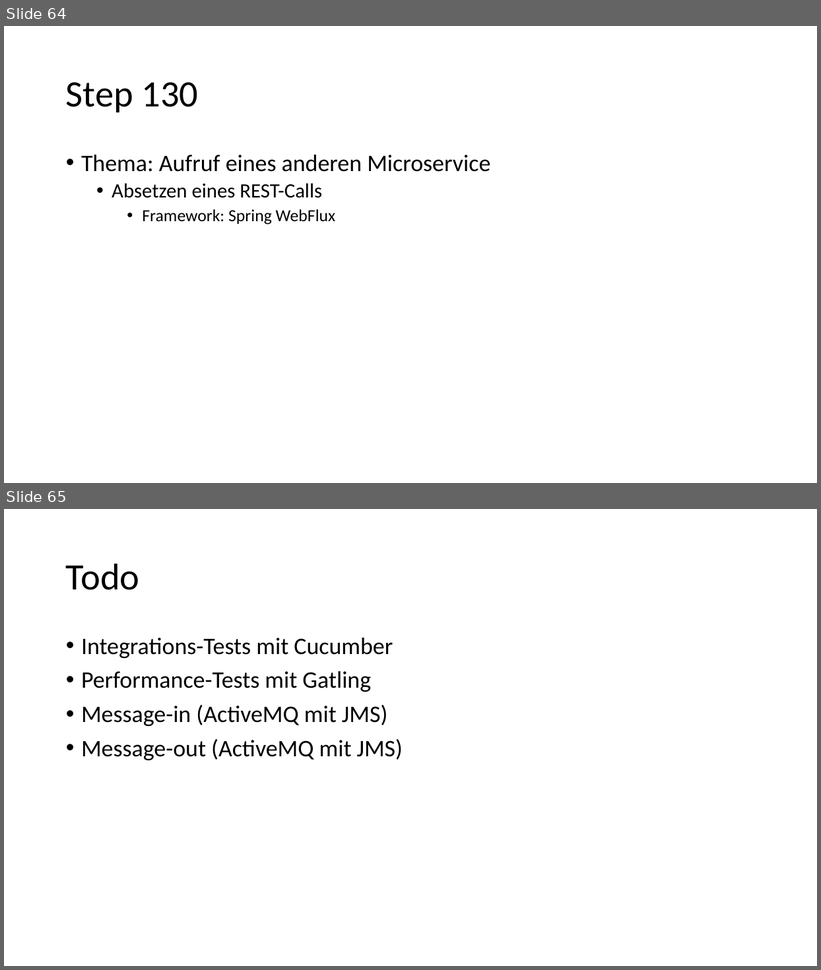
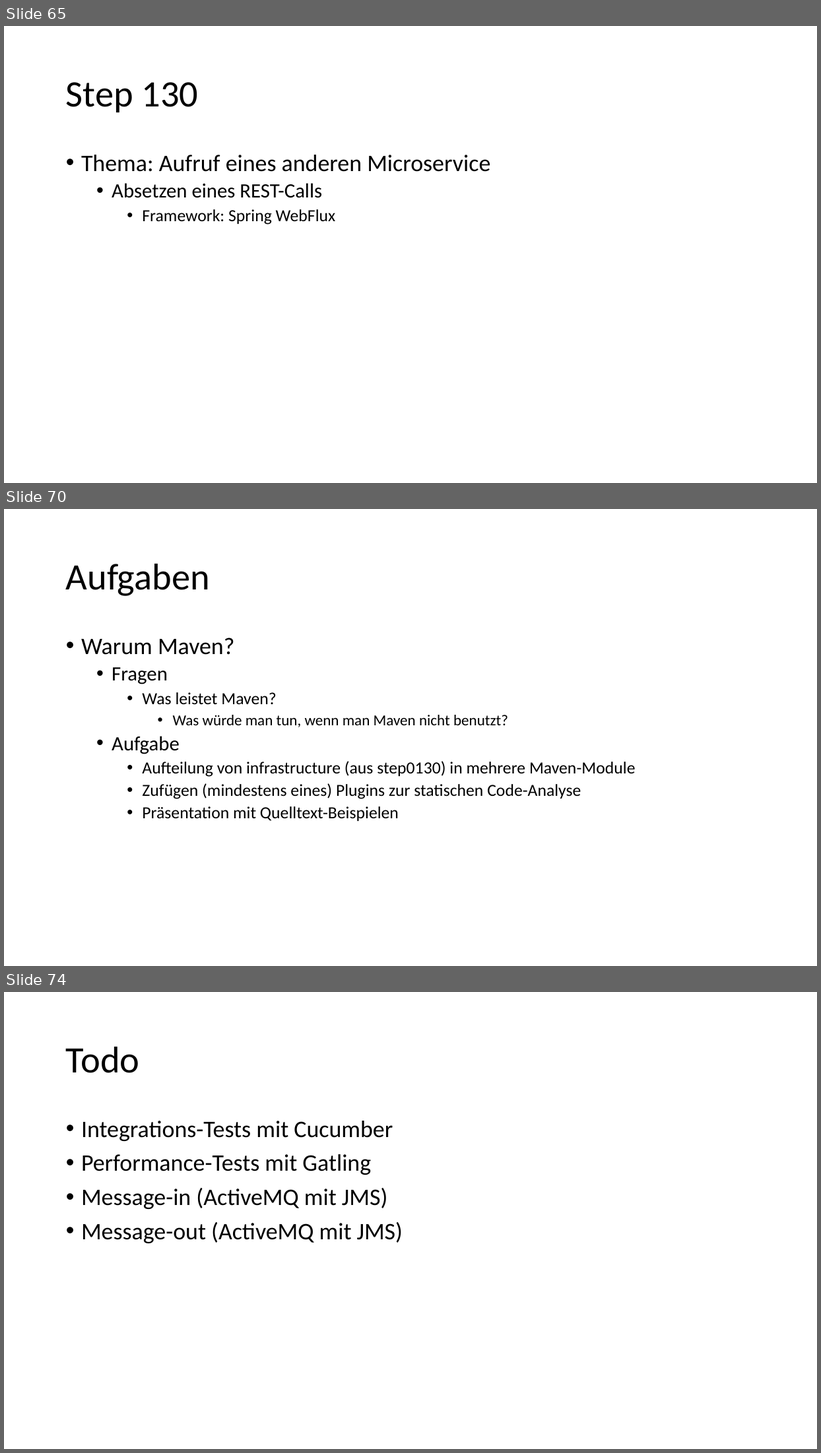
Before and after one commit to igeldo/PR4-SoSe23, a slide deck: Java-Starter.pptx. Shown one above the other, each under a label of ours: slides 64 and 65 before the commit, slides 65, 70 and 74 after it; the slides between them are not shown. The pictures are 821x970 and 821x1453 pixels, drawn with LibreOffice and Linux fonts; fonts in the diff are those of the drawing. Boxes give left, top, right and bottom in pixels: in the first picture for what was removed or moved away, otherwise in the second. Text is boxed around its words. In the diff, an @@ line names an element or a change of style, - is before the commit and + after.

```diff
--- a/Java-Starter.pptx
+++ b/Java-Starter.pptx
@@ slide 70 added at (x1=4, y1=509, x2=817, y2=966), background #FFFFFF @@
@@ title added at (x1=66, y1=563, x2=210, y2=596), 44 pt, text #000000 @@
+Aufgaben
@@ text added at (x1=81, y1=638, x2=636, y2=821), 20 pt, text #000000 @@
+• Warum Maven?
+  • Fragen
+    • Was leistet Maven?
+      • Was würde man tun, wenn man Maven nicht benutzt?
+  • Aufgabe
+    • Aufteilung von infrastructure (aus step0130) in mehrere Maven-Module
+    • Zufügen (mindestens eines) Plugins zur statischen Code-Analyse
+    • Präsentation mit Quelltext-Beispielen
@@ what was slide 64 is now slide 65 @@
@@ what was slide 65 is now slide 74 @@
```
Also in this commit, not shown: 2 slides changed, 8 other slides added.
